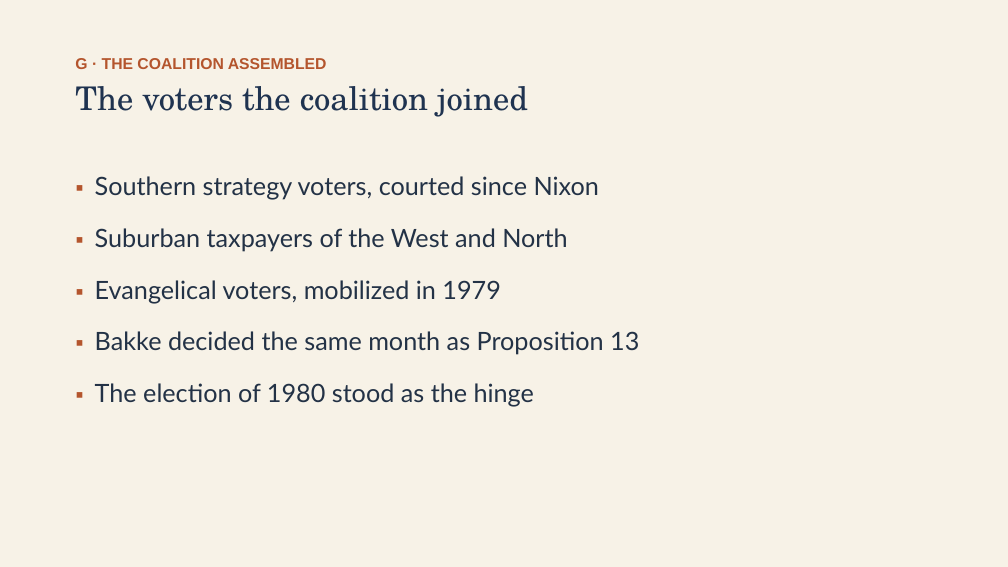
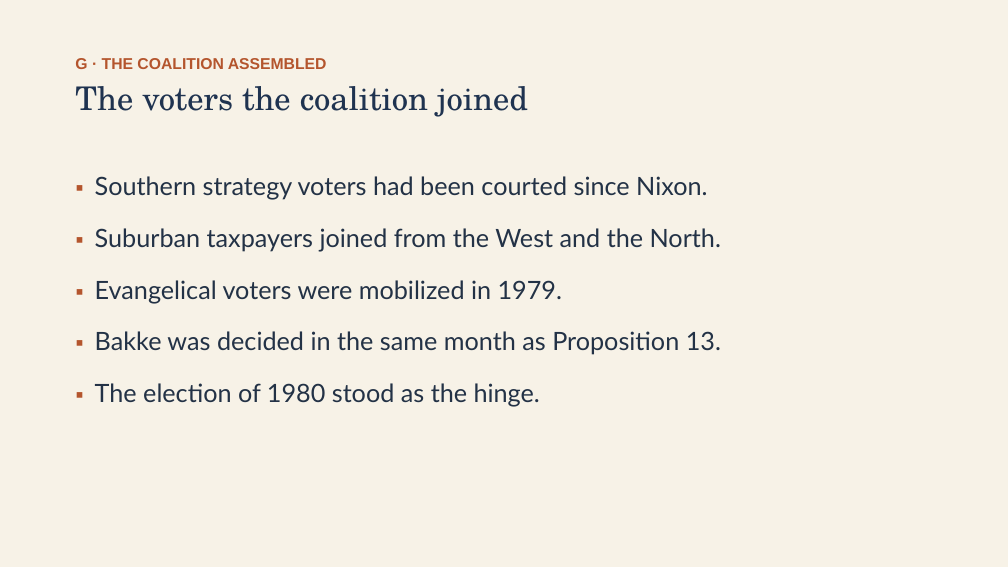
Before and after one commit to ab17gthb/humanities-curriculum-group, a slide deck: slide 22 of modern-america/lesson-01/lesson-01-slides.pptx. Drawn at 1008x567 pixels with LibreOffice and Linux fonts; fonts in the diff are those of the drawing. Boxes give left, top, right and bottom in pixels: in the first picture for what was removed or moved away, otherwise in the second. Text is boxed around its words. In the diff, an @@ line names an element or a change of style, - is before the commit and + after.

```diff
--- a/modern-america/lesson-01/lesson-01-slides.pptx
+++ b/modern-america/lesson-01/lesson-01-slides.pptx
@@ text at [95,176,721,406]: text changed @@
-▪ Southern strategy voters, courted since Nixon
-▪ Suburban taxpayers of the West and North
-▪ Evangelical voters, mobilized in 1979
-▪ Bakke decided the same month as Proposition 13
-▪ The election of 1980 stood as the hinge
+▪ Southern strategy voters had been courted since Nixon.
+▪ Suburban taxpayers joined from the West and the North.
+▪ Evangelical voters were mobilized in 1979.
+▪ Bakke was decided in the same month as Proposition 13.
+▪ The election of 1980 stood as the hinge.
```
Also in this commit, not shown: 8 other slides changed, 6 other files.
